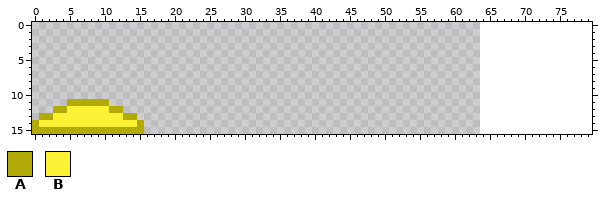
Two versions of one pixel-art file, Assets/Pads.ase. This is how it looked before the edit.
64x16 pixels, 1 frame. The old version is drawn lined up with the new one, on the new canvas.
Palette (. is transparent): A #b2aa06  B #fbf236
The result:
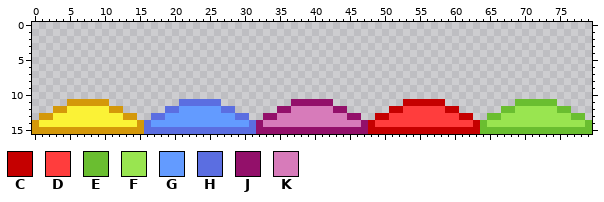
Colours new in this view: C #c50000  D #ff3d3d  E #6abe30  F #99e550  G #639bff  H #5b6ee1  J #93106a  K #d77bba
The edit:
canvas 64x16 -> 80x16
@@ palette @@
-A #b2aa06
+A #d4980a
@@ x 0..79 @@
 10 ................................................................................
-11 .....AAAAAA.....................................................................
-12 ...AABBBBBBAA...................................................................
-13 .AABBBBBBBBBBAA.................................................................
-14 ABBBBBBBBBBBBBBA................................................................
-15 AAAAAAAAAAAAAAAA................................................................
+11 .....AAAAAA..........HHHHHH..........JJJJJJ..........CCCCCC..........EEEEEE.....
+12 ...AABBBBBBAA......HHGGGGGGHH......JJKKKKKKJJ......CCDDDDDDCC......EEFFFFFFEE...
+13 .AABBBBBBBBBBAA..HHGGGGGGGGGGHH..JJKKKKKKKKKKJJ..CCDDDDDDDDDDCC..EEFFFFFFFFFFEE.
+14 ABBBBBBBBBBBBBBAHGGGGGGGGGGGGGGHJKKKKKKKKKKKKKKJCDDDDDDDDDDDDDDCEFFFFFFFFFFFFFFE
+15 AAAAAAAAAAAAAAAAHHHHHHHHHHHHHHHHJJJJJJJJJJJJJJJJCCCCCCCCCCCCCCCCEEEEEEEEEEEEEEEE
Where, in picture pixels (left, top, right, bottom), the same in both pictures:
changed: (32, 99, 592, 134)
